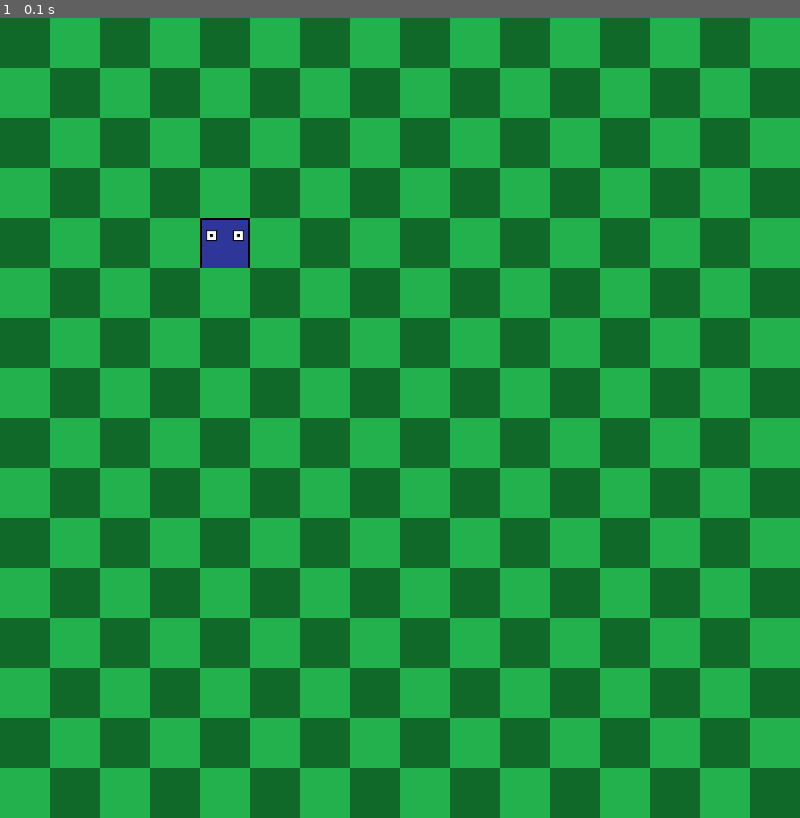
Above: before the commit, frame 1.
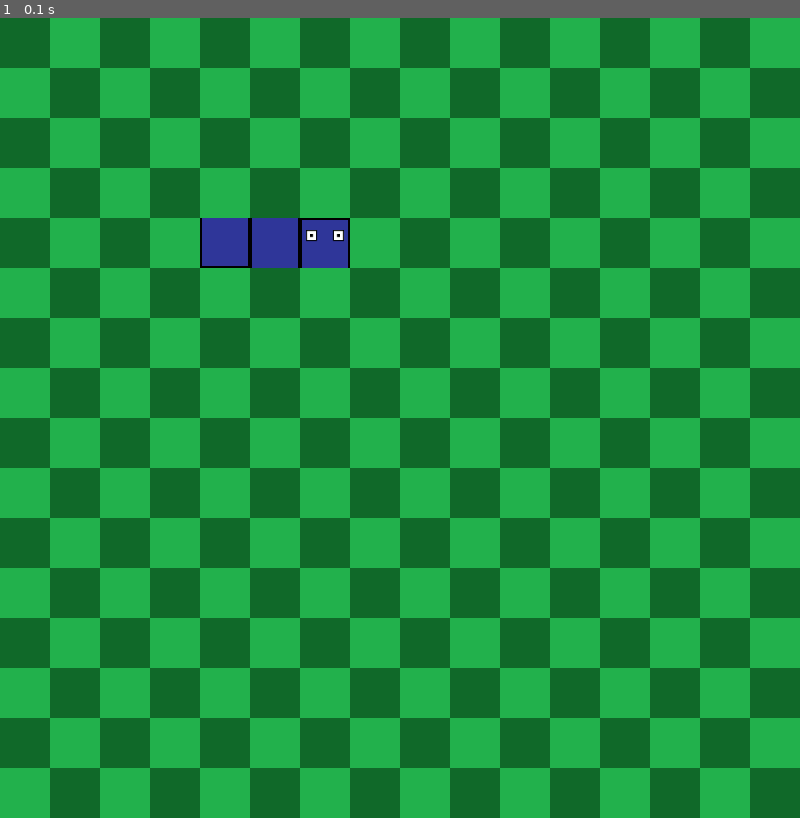
Above: after the commit, the same moment.

Repository: SirSkye/SnakeGamePygame
Game: pygame game, started from src/main.py
The game is run twice, just before and just after one commit, with the same random seed, the same clock (stepped at 60 frames per second) and the same inputs.
Inputs:
- Up to frame 1 (0.1 s): no input

The runs differ from the first frame. In frame 1, 0.8% of the frame differs, in the area x 25-44%, y 25-32%.

Commit message:
Added logic for all body parts

Diff:
--- a/src/snake.py
+++ b/src/snake.py
@@ -5,9 +5,9 @@
 
 class Snake():
     def __init__(self) -> None:
-        self.head = Vector2(4, 4)
-        self.body = [Vector2(4, 5), Vector2(4, 6)]
+        self.body = [Vector2(6, 4), Vector2(5, 4), Vector2(4, 4)]
         self.dir = Vector2(1, 0)
+        self.length = 3
 
         assets_path = r"..\assets"
         self.head_img = load_img(fr"{assets_path}\snake_head.png")
@@ -17,5 +17,11 @@
 
     def draw_snake(self, screen:pygame.Surface):
         TILE_SIZE = 50
-        base_rect = pygame.Rect(self.head.x * TILE_SIZE, self.head.y * TILE_SIZE, TILE_SIZE, TILE_SIZE)
-        screen.blit(self.head_img, base_rect)
+        for index, body in enumerate(self.body):
+            base_rect = pygame.Rect(body.x * TILE_SIZE, body.y * TILE_SIZE, TILE_SIZE, TILE_SIZE)
+            if index == 0:
+                screen.blit(self.head_img, base_rect)
+            elif index ==self.length - 1:
+                screen.blit(self.tail_img, base_rect)
+            else:
+                screen.blit(self.body_img, base_rect)
